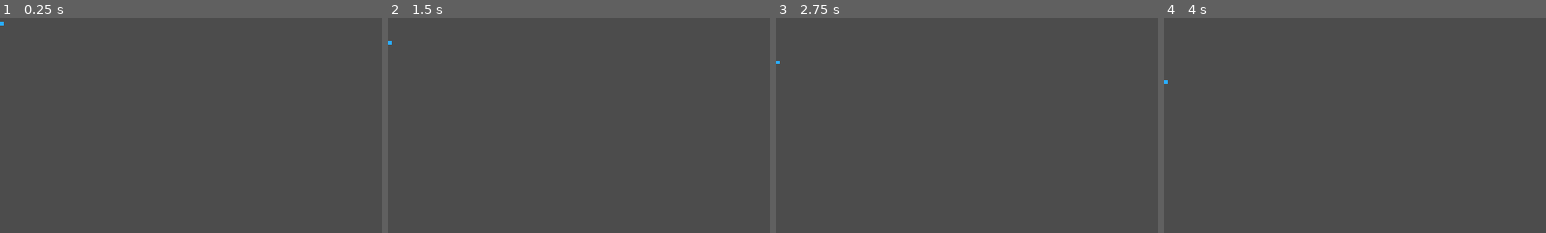
Above: before the commit, frames 1-4 (left to right).
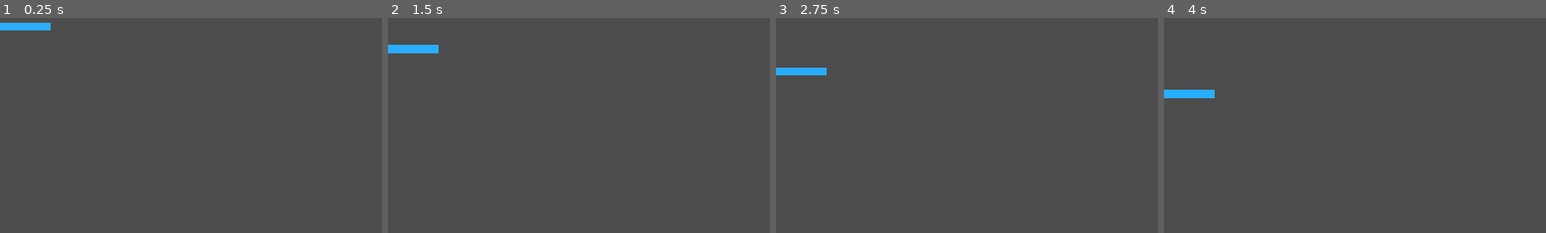
Above: after the commit, the same moments.

Repository: sugarvoid/memory-space
Game: Godot game, scene res://FallingSqure.tscn
Same seed, same stepped clock (60 frames per second), same inputs: the game is played once before the commit and once after it. This scene is started directly instead of the project's main scene.
Inputs:
- Up to frame 1 (0.25 s): no input
- Up to frame 2 (1.5 s): tap Enter (ui_accept) at 0.5, 0.77, 1.25 s; hold Space (space) 0.53-1.28 s; tap Space (space) at 1.35 s
- Up to frame 3 (2.75 s): tap Enter (ui_accept) at 1.52 s; hold Space (space) from 2.03 s (still down)
- Up to frame 4 (4 s): release Space (space) at 2.78 s; tap Space (space) at 2.85 s; tap Enter (ui_accept) at 3.02, 3.5, 3.77 s; hold Space (space) from 3.53 s (still down)
The pictures show only the part of the screen within x 0-50%, y 0-50%; the shares and areas given below are measured in that part.

The runs differ from the first frame. In frame 1, 0.5% of the frame differs, in the area x 0-14%, y 1-6%; in frame 2, 0.5%, in the area x 0-14%, y 10-17%; in frame 3, 0.5%; in frame 4, 0.5%.

Commit message:
Updated game over and splash screen

Diff:
--- a/FallingSqure.tscn
+++ b/FallingSqure.tscn
@@ -4,6 +4,7 @@
 [ext_resource path="res://scene/FallingSquare.gd" type="Script" id=2]
 
 [node name="FallingSquare" type="Node2D"]
+scale = Vector2( 14.111, 2.323 )
 script = ExtResource( 2 )
 
 [node name="Sprite" type="Sprite" parent="."]
--- a/project.godot
+++ b/project.godot
@@ -22,7 +22,6 @@
 
 config/name="Memory Space"
 run/main_scene="res://scene/SplashScreen.tscn"
-boot_splash/image="res://image/boot_image.png"
 config/icon="res://icon.png"
 
 [autoload]
--- a/scene/FallingSquare.gd
+++ b/scene/FallingSquare.gd
@@ -10,7 +10,7 @@
 	$Sprite.frame = frames[rand_int]
 
 func _process(delta):
-	self.global_position.y += 13 * delta
+	self.global_position.y += 15 * delta
 
 
 func _on_VisibilityNotifier2D_screen_exited():
--- a/scene/GameOver.tscn
+++ b/scene/GameOver.tscn
@@ -1,14 +1,9 @@
-[gd_scene load_steps=8 format=2]
+[gd_scene load_steps=6 format=2]
 
-[ext_resource path="res://font/PICO-8 mono.ttf" type="DynamicFontData" id=1]
+[ext_resource path="res://font/m6x11_16.tres" type="DynamicFont" id=1]
 [ext_resource path="res://script/GameOver.gd" type="Script" id=2]
 [ext_resource path="res://image/pico-8-1x.png" type="Texture" id=3]
 [ext_resource path="res://sound/memory_space_gameover.ogg" type="AudioStream" id=4]
-[ext_resource path="res://image/game_over_top.png" type="Texture" id=6]
-
-[sub_resource type="DynamicFont" id=1]
-size = 8
-font_data = ExtResource( 1 )
 
 [sub_resource type="Animation" id=2]
 resource_name = "blink"
@@ -38,13 +33,34 @@
 region_rect = Rect2( 0, 0, 1, 1 )
 
 [node name="Label" type="Label" parent="."]
-margin_left = 266.0
-margin_top = 170.0
-margin_right = 421.0
-margin_bottom = 193.0
-custom_fonts/font = SubResource( 1 )
+margin_left = 167.0
+margin_top = 258.0
+margin_right = 322.0
+margin_bottom = 289.0
+rect_scale = Vector2( 2, 2 )
+custom_fonts/font = ExtResource( 1 )
 text = "Press Space To
 Try Again"
+align = 1
+
+[node name="Label2" type="Label" parent="."]
+margin_left = 168.0
+margin_top = 82.0
+margin_right = 323.0
+margin_bottom = 113.0
+rect_scale = Vector2( 2, 2 )
+custom_fonts/font = ExtResource( 1 )
+text = "Game Over"
+align = 1
+
+[node name="Label3" type="Label" parent="."]
+margin_left = 167.0
+margin_top = 172.0
+margin_right = 322.0
+margin_bottom = 203.0
+rect_scale = Vector2( 2, 2 )
+custom_fonts/font = ExtResource( 1 )
+text = "You made it to level 5"
 align = 1
 
 [node name="AnimationPlayer" type="AnimationPlayer" parent="."]
@@ -53,17 +69,11 @@
 [node name="AudioStreamPlayer" type="AudioStreamPlayer" parent="."]
 stream = ExtResource( 4 )
 
-[node name="Top" type="Sprite" parent="."]
-position = Vector2( 347, 57 )
-scale = Vector2( 2, 2 )
-z_index = 1
-texture = ExtResource( 6 )
-
 [node name="SquareSpawnPoint" type="Position2D" parent="."]
-position = Vector2( 64, -6 )
+position = Vector2( 64, -27 )
 
 [node name="TimerSquareSpawn" type="Timer" parent="."]
-wait_time = 2.0
+wait_time = 1.5
 autostart = true
 
 [connection signal="timeout" from="TimerSquareSpawn" to="." method="_on_TimerSquareSpawn_timeout"]
--- a/scene/SplashScreen.tscn
+++ b/scene/SplashScreen.tscn
@@ -18,7 +18,7 @@
 "times": PoolRealArray( 0, 1 ),
 "transitions": PoolRealArray( 1, 1 ),
 "update": 0,
-"values": [ Vector2( 30, 135 ), Vector2( 30, 55 ) ]
+"values": [ Vector2( 230, 380 ), Vector2( 230, 150 ) ]
 }
 
 [node name="SplashScreen" type="Node2D"]
@@ -32,10 +32,11 @@
 region_rect = Rect2( 0, 0, 1, 1 )
 
 [node name="Label" type="Label" parent="."]
-margin_left = 275.0
-margin_top = 143.0
-margin_right = 381.0
-margin_bottom = 190.0
+margin_left = 230.0
+margin_top = 380.0
+margin_right = 336.0
+margin_bottom = 427.0
+rect_scale = Vector2( 2, 2 )
 custom_colors/font_color = Color( 1, 0.92549, 0.152941, 1 )
 custom_fonts/font = ExtResource( 1 )
 text = "Kitargo
--- a/script/GameOver.gd
+++ b/script/GameOver.gd
@@ -15,5 +15,6 @@
 
 func _on_TimerSquareSpawn_timeout():
 	var square = p_square.instance()
+
 	square.position = $SquareSpawnPoint.position
 	get_tree().current_scene.call_deferred("add_child", square)
